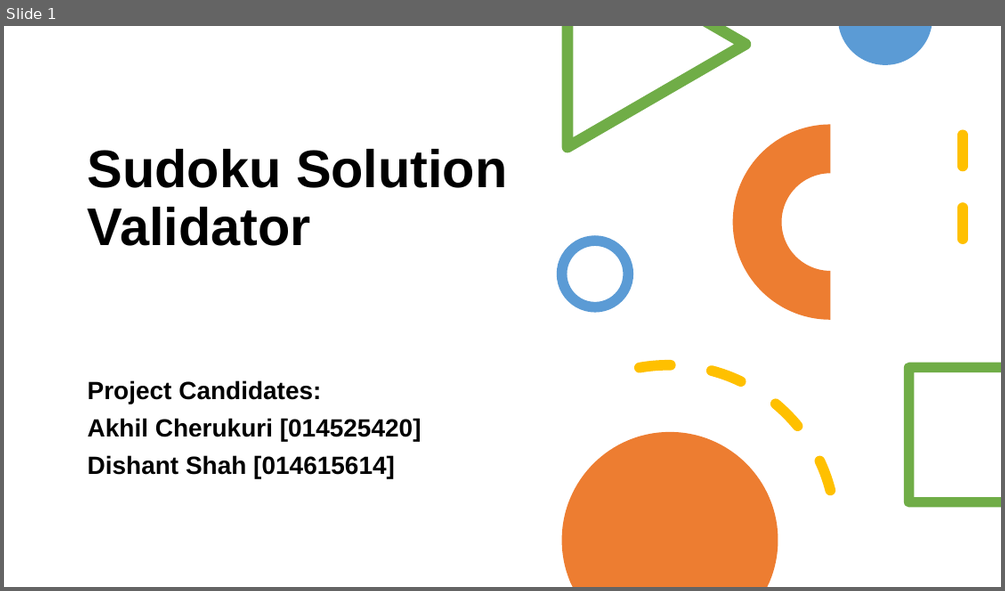
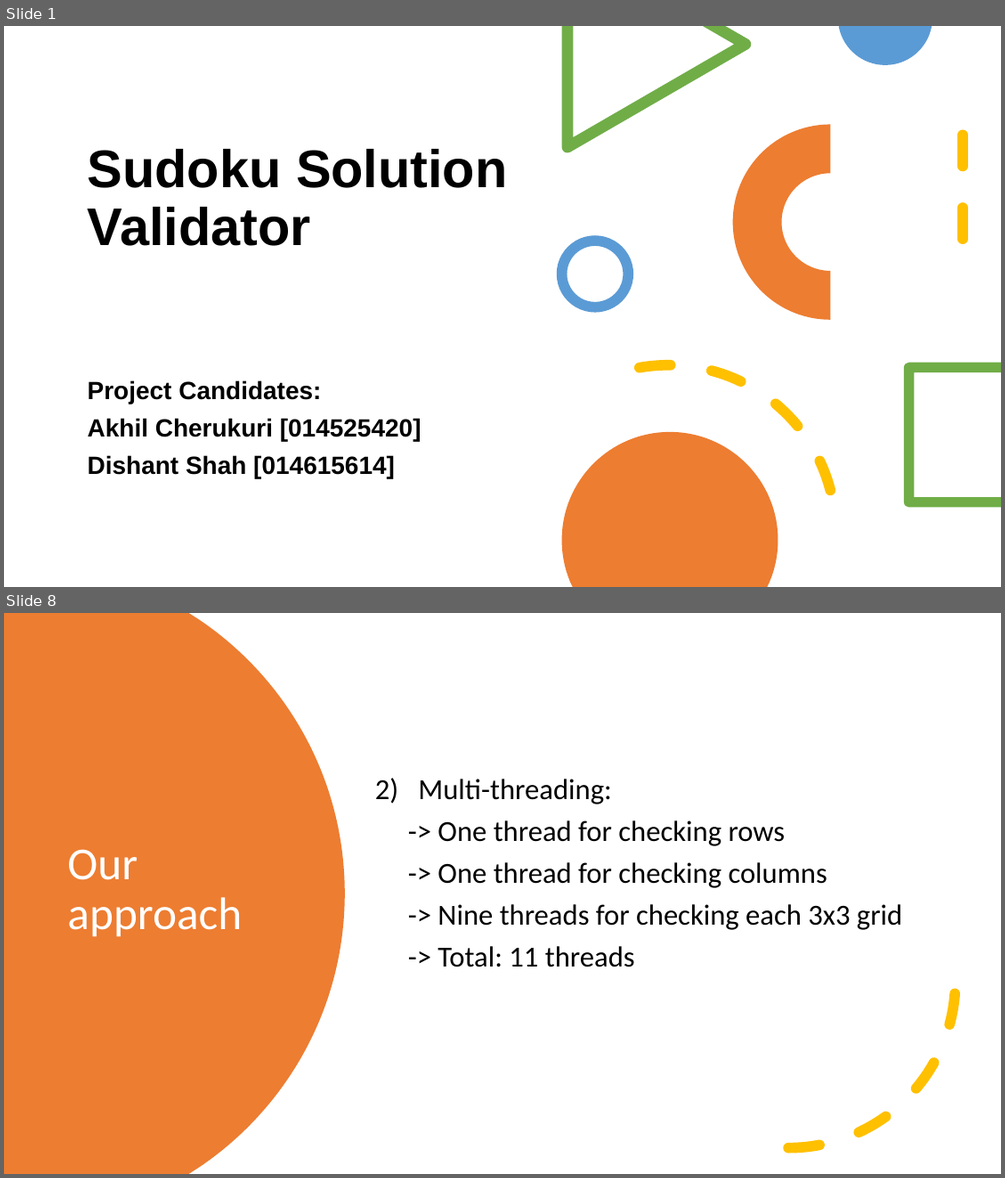
Before and after one commit to akhilcherukuri/Operating-Systems-Design, a slide deck: 180C Project Presentation - Group12.pptx. Shown one above the other, each under a label of ours: slide 1 before the commit, slides 1 and 8 after it; the slides between them are not shown. The pictures are 1005x591 and 1005x1178 pixels, drawn with LibreOffice and Linux fonts; fonts in the diff are those of the drawing. Boxes give left, top, right and bottom in pixels: in the first picture for what was removed or moved away, otherwise in the second. Text is boxed around its words. In the diff, an @@ line names an element or a change of style, - is before the commit and + after.

```diff
--- a/180C Project Presentation - Group12.pptx
+++ b/180C Project Presentation - Group12.pptx
@@ slide 8 added at [4,613,1001,1174], background #FFFFFF @@
@@ freeform shape added at [4,613,345,1174], fill #ED7D31 @@
@@ text added at [375,778,902,967], 28 pt, text #000000 @@
+2) Multi-threading:
+-> One thread for checking rows
+-> One thread for checking columns
+-> Nine threads for checking each 3x3 grid
+-> Total: 11 threads
@@ arc (boxed as its full ellipse) added at [622,814,956,1149], outline #FFC000 10 pt dashed @@
@@ title added at [67,849,242,937], 44 pt, text #FFFFFF @@
+Our approach
```
Also in this commit, not shown: 9 other slides added, 1 slide removed, 1 other file.
